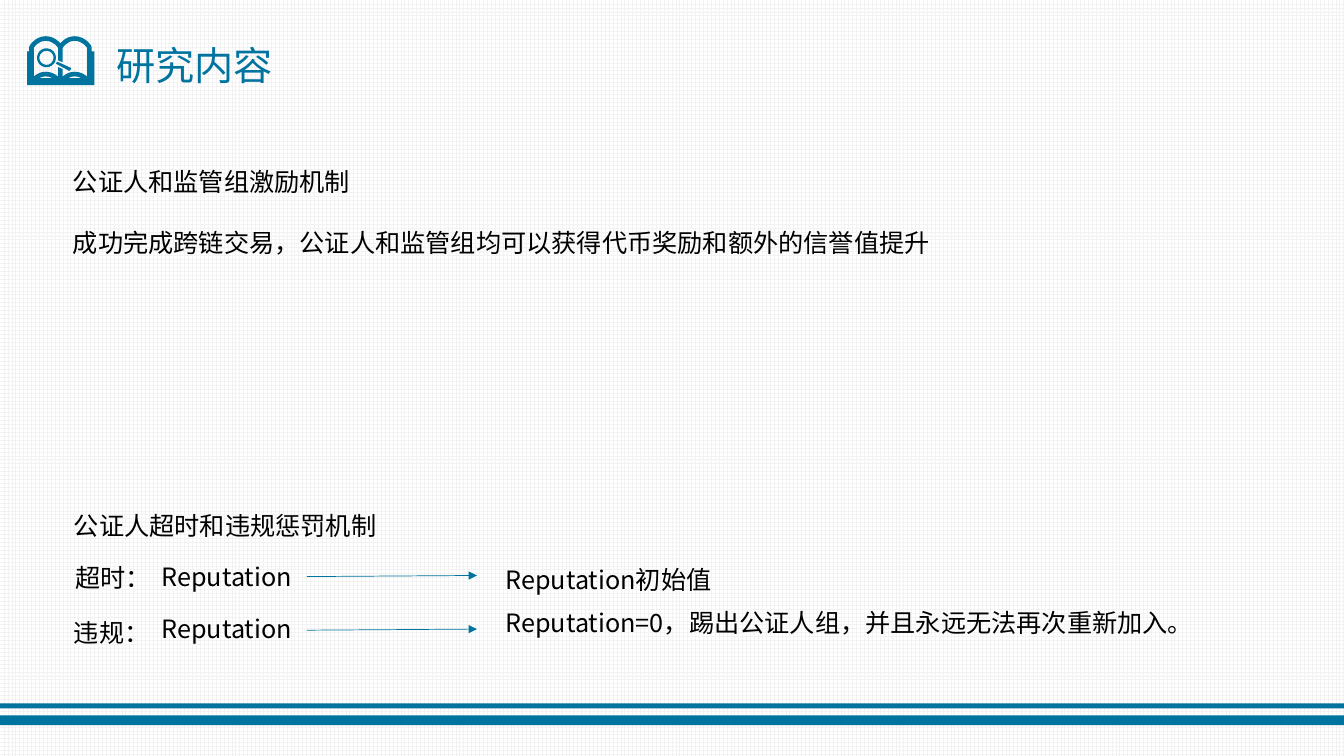
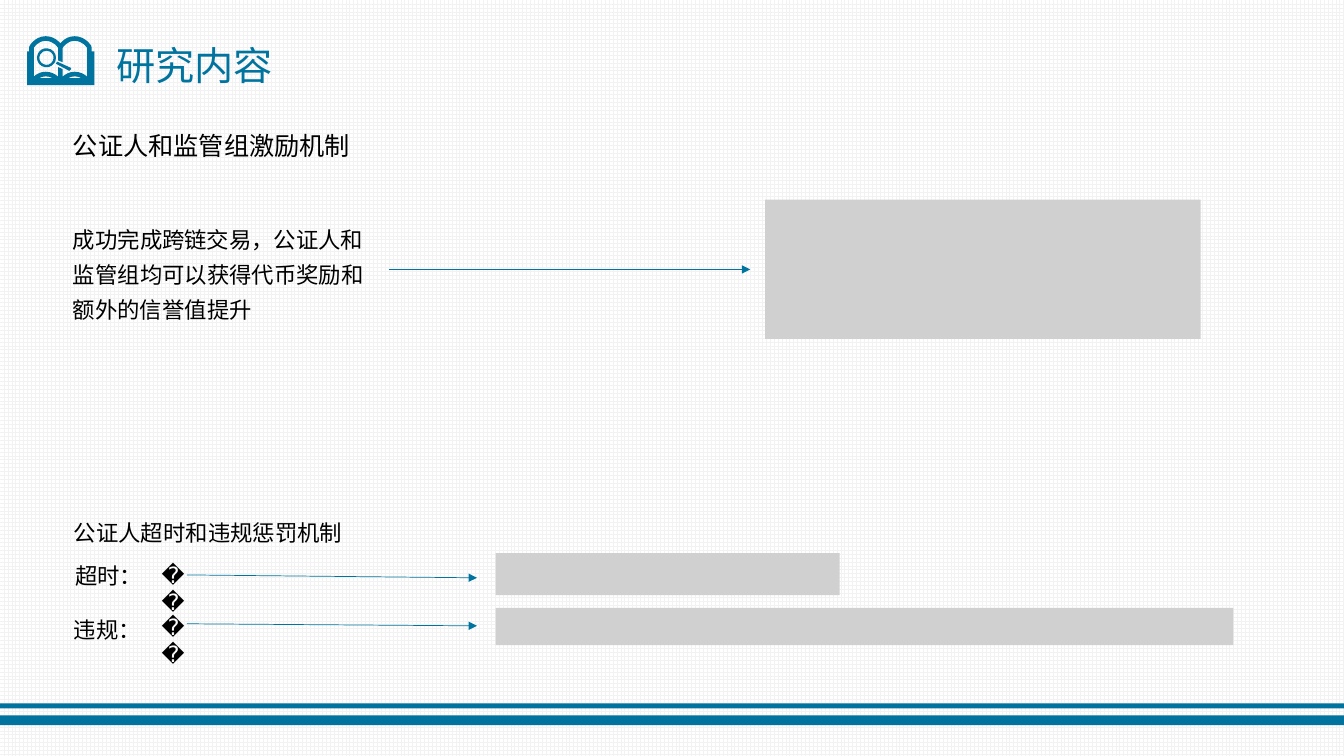
Before and after one commit to jiangquanli-0304/notary, a slide deck: slide 15 of 开题报告.pptx (slide 20 before the commit). Drawn at 1344x756 pixels with LibreOffice and Linux fonts; fonts in the diff are those of the drawing; grey boxes stand for pictures. Boxes give left, top, right and bottom in pixels: in the first picture for what was removed or moved away, otherwise in the second. Text is boxed around its words. In the diff, an @@ line names an element or a change of style, - is before the commit and + after.

```diff
--- a/开题报告.pptx
+++ b/开题报告.pptx
@@ text "公证人和监管组激励机制": place and size @@
-text "公证人和监管组激励机制" at bbox=[73, 169, 350, 193]
+text "公证人和监管组激励机制" at bbox=[73, 133, 350, 157]
@@ picture added at bbox=[765, 200, 1201, 339] @@
@@ size 18 to 16 pt in 3 elements at bbox=[75, 565, 142, 586], bbox=[74, 619, 141, 640], bbox=[73, 229, 363, 320] @@
@@ arrow added from (388, 269) to (750, 269), #00739E 0.5 pt @@
@@ text "公证人超时和违规惩罚机制" at bbox=[74, 522, 342, 543]: size 18 to 16 pt; line spacing 1 to 1.3; more space between paragraphs @@
@@ text at bbox=[162, 566, 292, 592]: text changed; size 18 to 16 pt @@
-Reputation
+𝑅
@@ picture added at bbox=[496, 554, 840, 596] @@
@@ text removed at bbox=[506, 568, 712, 595] @@
-Reputation初始值
@@ arrow moved from (308, 577) - (477, 576) to (187, 575) - (477, 578) @@
@@ text at bbox=[162, 618, 292, 644]: text changed; size 18 to 16 pt @@
-Reputation
+𝑅
@@ arrow moved from (308, 630) - (477, 629) to (187, 624) - (477, 626) @@
@@ picture added at bbox=[496, 608, 1234, 645] @@
@@ text removed at bbox=[506, 611, 1194, 638] @@
-Reputation=0，踢出公证人组，并且永远无法再次重新加入。
```
Also in this commit, not shown: 12 other slides changed, 1 slide added, 2 slides removed, 6 other files.
